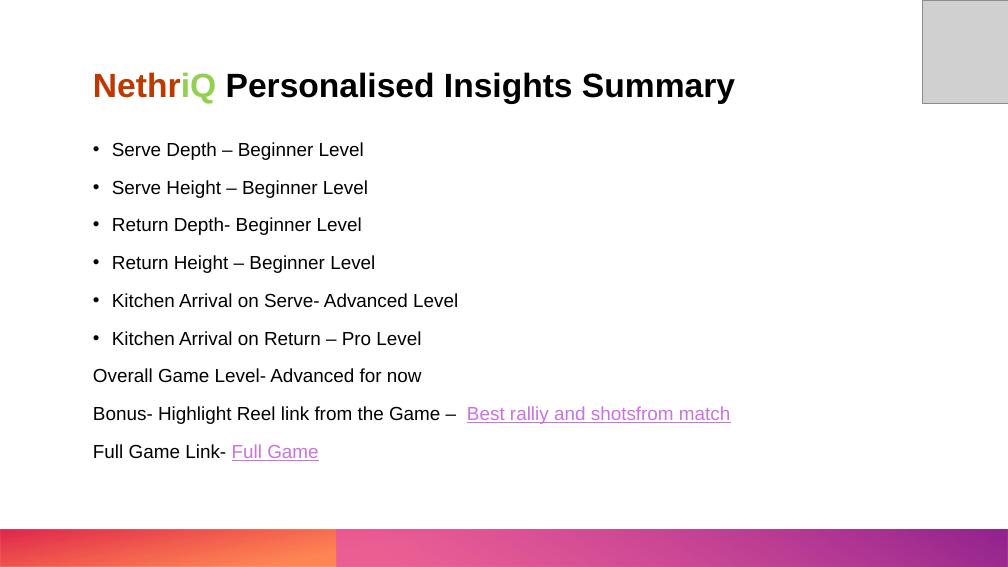
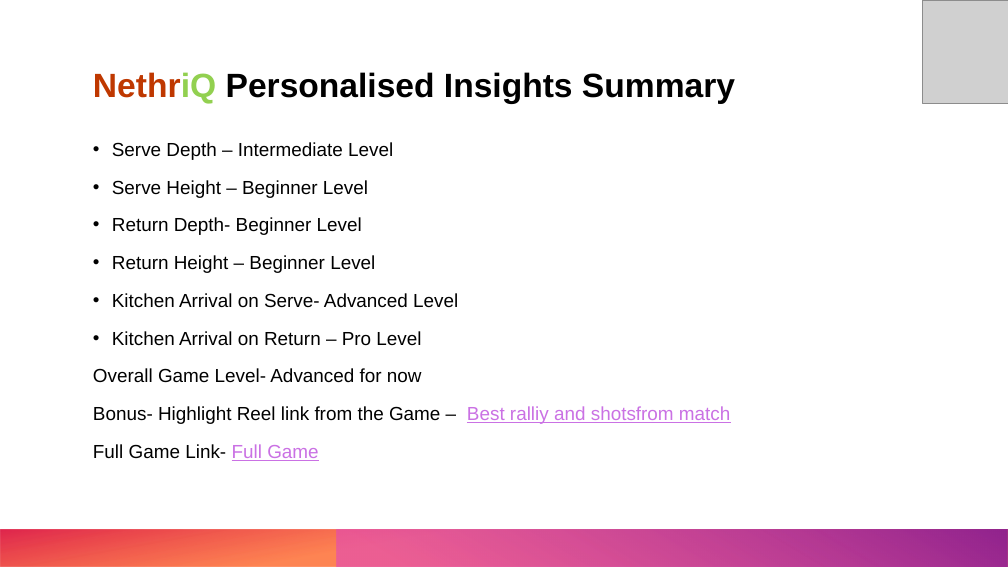
Before and after one commit to nethriq/Pickleball-Stat-Display, a slide deck: slide 6 of data/player_report.pptx. Drawn at 1008x567 pixels with LibreOffice and Linux fonts; fonts in the diff are those of the drawing; grey boxes stand for pictures. Boxes give left, top, right and bottom in pixels: in the first picture for what was removed or moved away, otherwise in the second. Text is boxed around its words. In the diff, an @@ line names an element or a change of style, - is before the commit and + after.

```diff
--- a/data/player_report.pptx
+++ b/data/player_report.pptx
@@ text at box(112, 142, 393, 160): text changed @@
-• Serve Depth – Beginner Level
+• Serve Depth – Intermediate Level
```
Also in this commit, not shown: 2 other slides changed, 5 other files.
